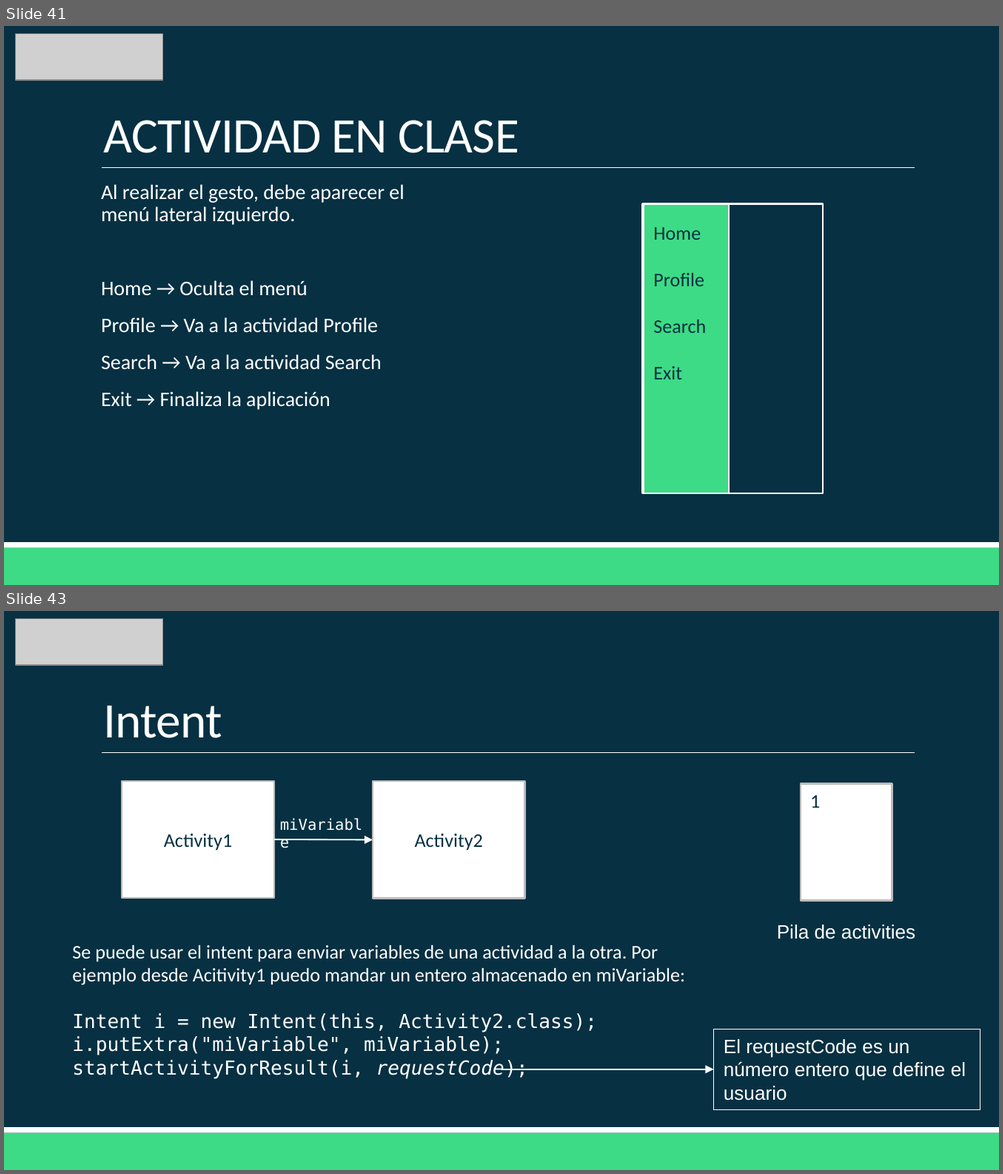
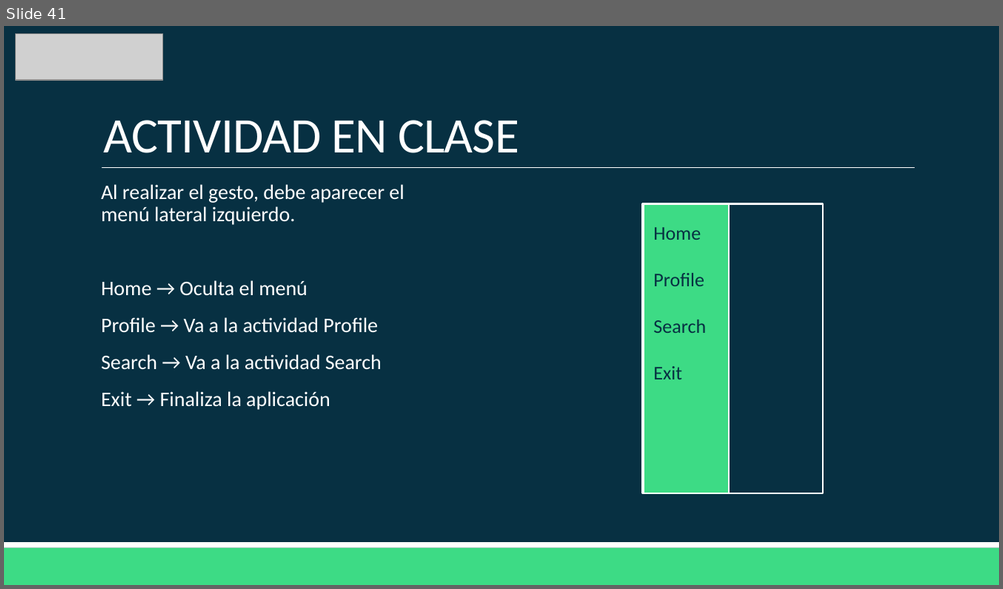
Before and after one commit to Domiciano/AppMoviles201, a slide deck: Clase2/Clase 2.pptx. Shown one above the other, each under a label of ours: slides 41 and 43 before the commit, slide 41 after it; the slides between them are not shown. The pictures are 1003x1174 and 1003x589 pixels, drawn with LibreOffice and Linux fonts; fonts in the diff are those of the drawing; grey boxes stand for pictures. Boxes give left, top, right and bottom in pixels: in the first picture for what was removed or moved away, otherwise in the second. Text is boxed around its words. In the diff, an @@ line names an element or a change of style, - is before the commit and + after.

```diff
--- a/Clase2/Clase 2.pptx
+++ b/Clase2/Clase 2.pptx
@@ slide 43 removed at box(4, 611, 999, 1170), background #073042; not listed: 3 template elements that a slide beside it also shows @@
@@ picture removed at box(16, 619, 163, 666) @@
@@ title removed at box(103, 706, 222, 738) @@
-Intent
@@ rectangle removed at box(122, 781, 275, 898) @@
-Activity1
@@ rectangle removed at box(373, 781, 525, 898) @@
-Activity2
@@ rectangle removed at box(800, 784, 891, 901) @@
-1
@@ text removed at box(270, 810, 374, 839) @@
-miVariable
@@ arrow removed from (275, 840) to (373, 840) @@
@@ text removed at box(777, 925, 915, 940) @@
-Pila de activities
@@ text removed at box(72, 945, 685, 1079) @@
-Se puede usar el intent para enviar variables de una actividad a la otra. Por ejemplo desde Acitivity1 puedo mandar un entero almacenado en miVariable:
-Intent i = new Intent(this, Activity2.class);
-i.putExtra("miVariable", miVariable);
-startActivityForResult(i, requestCode);
@@ rectangle removed at box(713, 1030, 979, 1111) @@
-El requestCode es un número entero que define el usuario
@@ arrow removed from (501, 1070) to (713, 1070) @@
```
Also in this commit, not shown: 22 other slides removed, 8 other files.
